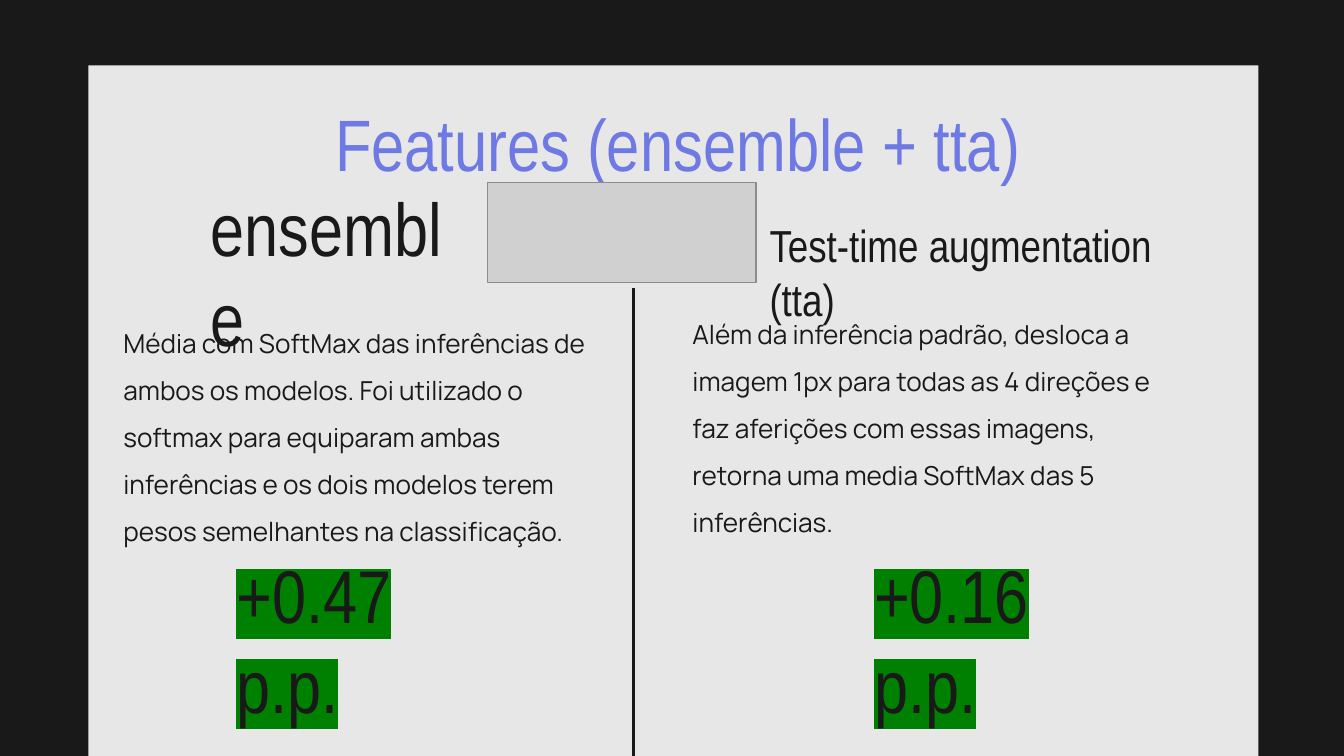
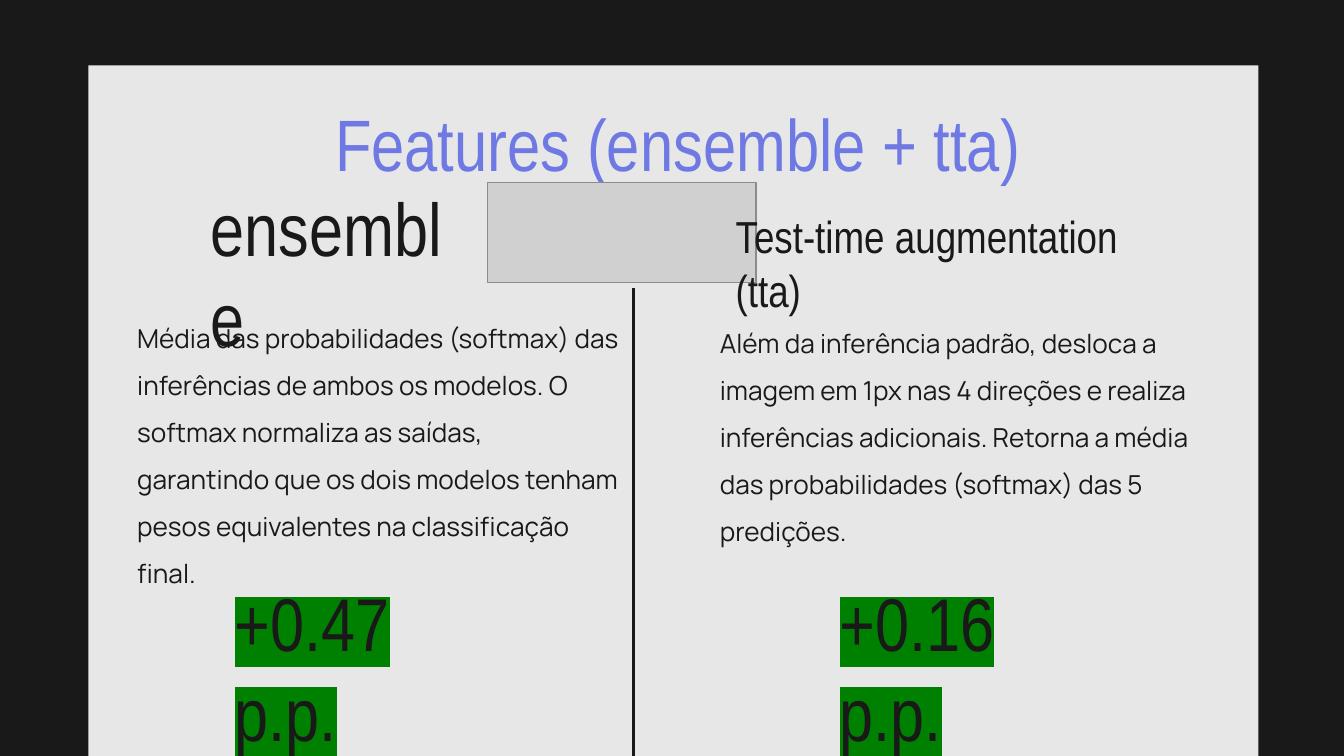
Before and after one commit to vienvs/EMNIST_MLP, a slide deck: slide 10 of Apresentação.pptx. Drawn at 1344x756 pixels with LibreOffice and Linux fonts; fonts in the diff are those of the drawing; grey boxes stand for pictures. Boxes give left, top, right and bottom in pixels: in the first picture for what was removed or moved away, otherwise in the second. Text is boxed around its words. In the diff, an @@ line names an element or a change of style, - is before the commit and + after.

Commit message:
Added Presentation Files

```diff
--- a/Apresentação.pptx
+++ b/Apresentação.pptx
@@ text "Test-time augmentation (tta)": place and size @@
-text "Test-time augmentation (tta)" at (770,229,1152,325)
+text "Test-time augmentation (tta)" at (736,218,1118,316)
@@ text at (137,324,619,584): text changed @@
-Média com SoftMax das inferências de ambos os modelos. Foi utilizado o softmax para equiparam ambas inferências e os dois modelos terem pesos semelhantes na classificação.
+Média das probabilidades (softmax) das inferências de ambos os modelos. O softmax normaliza as saídas, garantindo que os dois modelos tenham pesos equivalentes na classificação final.
@@ text at (720,332,1188,548): text changed @@
-Além da inferência padrão, desloca a imagem 1px para todas as 4 direções e faz aferições com essas imagens, retorna uma media SoftMax das 5 inferências.
+Além da inferência padrão, desloca a imagem em 1px nas 4 direções e realiza inferências adicionais. Retorna a média das probabilidades (softmax) das 5 predições.
@@ text "+0.47 p.p.": place and size @@
-text "+0.47 p.p." at (236,563,391,726)
+text "+0.47 p.p." at (235,591,390,754)
@@ text "+0.16 p.p.": place and size @@
-text "+0.16 p.p." at (874,563,1029,726)
+text "+0.16 p.p." at (840,591,995,754)
```
Also in this commit, not shown: 2 other slides changed, 1 other file.
